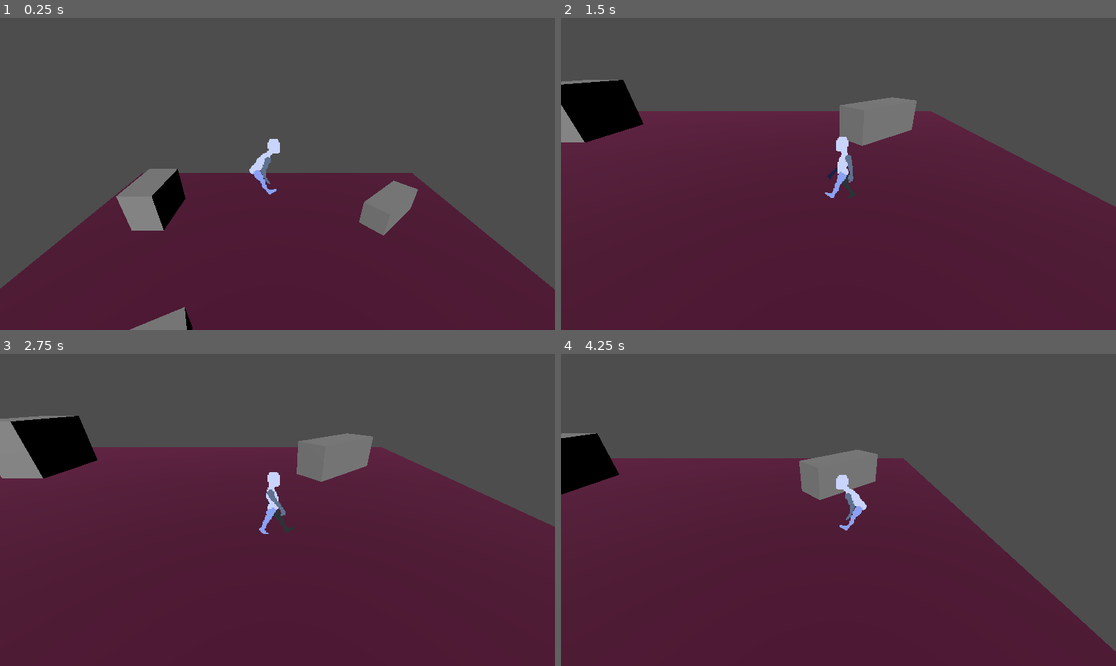
Above: before the commit, frames 1-4 (two rows, left to right).
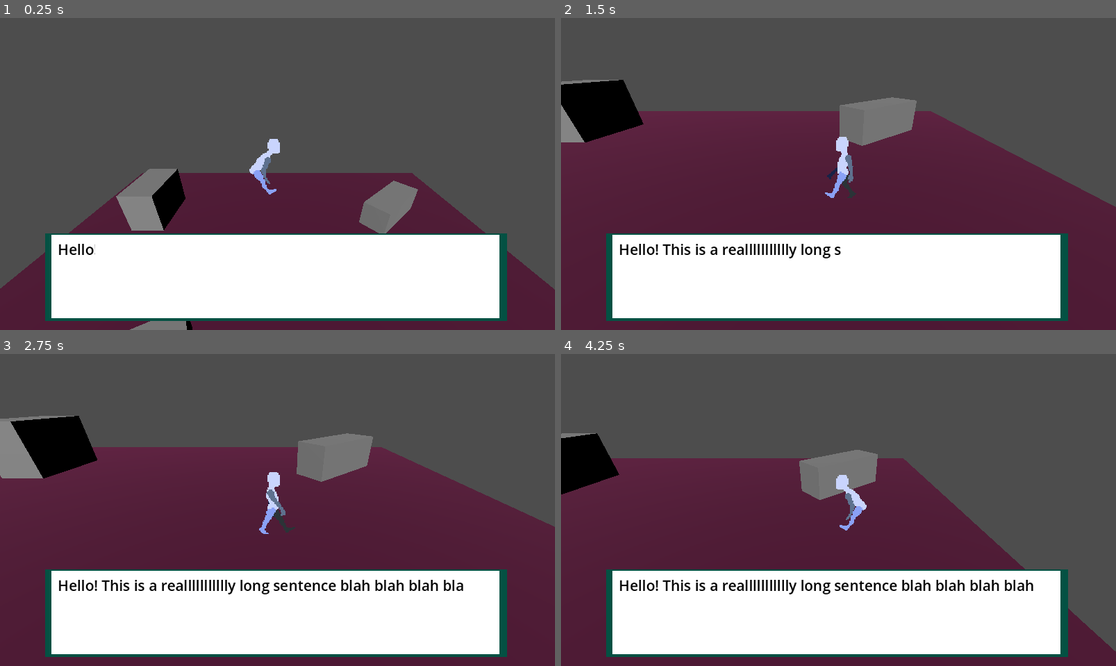
Above: after the commit, the same moments.

Repository: akatakprime/2d3dtest_repo
Game: Godot game, scene res://main.tscn
Two runs of this game, one before a commit and one after it. Both use one fixed random seed, a clock stepped at 60 frames per second and the inputs below.
Inputs:
- Up to frame 1 (0.25 s): no input
- Up to frame 2 (1.5 s): hold D (move_right) 0.53-1.28 s; tap Space (jump) at 0.77 s; hold A (move_left) from 1.28 s (still down)
- Up to frame 3 (2.75 s): tap Space (jump) at 1.52 s; release A (move_left) at 2.03 s; hold D (move_right) from 2.03 s (still down)
- Up to frame 4 (4.25 s): tap Space (jump) at 3.02, 3.77 s; release D (move_right) at 3.53 s; hold A (move_left) from 3.53 s (still down)

The runs differ from the first frame. In frame 1, 23% of the frame differs, in the area x 8-92%, y 69-98%; in frame 2, 23%; in frame 3, 23%; in frame 4, 23%.
Error after the commit: Invalid call. Nonexistent function 'feed_lines' in base 'PackedScene'. (res://game_logic.gd:6)

Commit message:
dialoguebox beginning

Diff:
--- /dev/null
+++ b/dialogue_box.gd
@@ -0,0 +1,9 @@
+extends Control
+@export var diag_container : VBoxContainer
+var diag_line = preload("res://dialogue_line.tscn")
+
+func feed_lines(lines : Array):
+	for str_ in lines:
+		var newline = diag_line.instantiate()
+		newline.text = "[color=black]"+str_+"[/color]"
+		diag_container.add_child(newline)
--- /dev/null
+++ b/dialogue_box.tscn
@@ -0,0 +1,42 @@
+[gd_scene load_steps=3 format=3 uid="uid://uastj7106d5t"]
+
+[ext_resource type="Script" uid="uid://16pihdypmjd5" path="res://dialogue_box.gd" id="1_n23yb"]
+[ext_resource type="PackedScene" uid="uid://ckpk4lj513lvi" path="res://dialogue_line.tscn" id="2_0nste"]
+
+[node name="DialogueBox" type="Control" node_paths=PackedStringArray("diag_container")]
+layout_mode = 3
+anchors_preset = 0
+offset_right = 40.0
+offset_bottom = 40.0
+script = ExtResource("1_n23yb")
+diag_container = NodePath("OutsideColor/InsideColor/ScrollContainer/DialogueContainer")
+
+[node name="OutsideColor" type="ColorRect" parent="."]
+offset_left = 94.0
+offset_top = 447.0
+offset_right = 1052.0
+offset_bottom = 629.0
+color = Color(0.0160978, 0.318524, 0.264353, 1)
+
+[node name="InsideColor" type="ColorRect" parent="OutsideColor"]
+layout_mode = 0
+offset_left = 13.0
+offset_top = 4.0
+offset_right = 942.0
+offset_bottom = 176.0
+
+[node name="ScrollContainer" type="ScrollContainer" parent="OutsideColor/InsideColor"]
+layout_mode = 0
+offset_left = 13.0
+offset_top = 8.0
+offset_right = 913.0
+offset_bottom = 161.0
+horizontal_scroll_mode = 0
+
+[node name="DialogueContainer" type="VBoxContainer" parent="OutsideColor/InsideColor/ScrollContainer"]
+clip_contents = true
+custom_minimum_size = Vector2(900, 0)
+layout_mode = 2
+
+[node name="DialogueLine" parent="OutsideColor/InsideColor/ScrollContainer/DialogueContainer" instance=ExtResource("2_0nste")]
+layout_mode = 2
--- /dev/null
+++ b/dialogue_line.gd
@@ -0,0 +1,13 @@
+extends RichTextLabel
+
+@onready var mask: ColorRect = $Mask as ColorRect
+#tween.tween_callback($Sprite.queue_free)
+
+var duration = 3.0
+
+func _ready(): #like onStart()
+	print("Ready")
+	var tween = get_tree().create_tween()
+	tween.tween_property(mask, "position:x", position.x + 920, duration)
+	tween.tween_property(mask, "size:x", 0, duration)
+	print("Done tweening")
--- /dev/null
+++ b/dialogue_line.tscn
@@ -0,0 +1,24 @@
+[gd_scene load_steps=2 format=3 uid="uid://ckpk4lj513lvi"]
+
+[ext_resource type="Script" uid="uid://cqktaisfm8f2n" path="res://dialogue_line.gd" id="1_ntmx7"]
+
+[node name="DialogueLine" type="RichTextLabel"]
+custom_minimum_size = Vector2(0, 50)
+theme_override_font_sizes/normal_font_size = 30
+bbcode_enabled = true
+text = "[color=black]Hello! This is a reallllllllllly long sentence blah blah blah blah[/color]"
+scroll_active = false
+autowrap_mode = 0
+script = ExtResource("1_ntmx7")
+
+[node name="Mask" type="ColorRect" parent="."]
+layout_mode = 1
+anchors_preset = 15
+anchor_right = 1.0
+anchor_bottom = 1.0
+offset_left = 1.0
+offset_top = 4.0
+offset_right = 8.0
+grow_horizontal = 2
+grow_vertical = 2
+pivot_offset = Vector2(920, 25)
--- /dev/null
+++ b/game_logic.gd
@@ -0,0 +1,6 @@
+extends Node
+
+var dialogue_box = preload("res://dialogue_box.tscn")
+
+func _ready():
+	dialogue_box.feed_lines(["helloooooo", "hi"])
--- a/main.tscn
+++ b/main.tscn
@@ -1,9 +1,11 @@
-[gd_scene load_steps=38 format=3 uid="uid://dq5sifasevyxl"]
+[gd_scene load_steps=40 format=3 uid="uid://dq5sifasevyxl"]
 
 [ext_resource type="Texture2D" uid="uid://dgctskcvtswsm" path="res://Jumping.png" id="1_0xm2m"]
 [ext_resource type="Script" uid="uid://de34h0teh4wew" path="res://player.gd" id="1_h2yge"]
 [ext_resource type="Texture2D" uid="uid://dyru7hp1v7qbw" path="res://Landing.png" id="2_1bvp3"]
 [ext_resource type="Texture2D" uid="uid://cdvtthwvc1obq" path="res://Walking.png" id="2_h2yge"]
+[ext_resource type="PackedScene" uid="uid://uastj7106d5t" path="res://dialogue_box.tscn" id="5_7mycd"]
+[ext_resource type="Script" uid="uid://dbbe3oavrotg" path="res://game_logic.gd" id="7_272bh"]
 
 [sub_resource type="AtlasTexture" id="AtlasTexture_h2yge"]
 atlas = ExtResource("2_h2yge")
@@ -314,3 +316,12 @@
 transform = Transform3D(1, 0, 0, 0, 0.788848, 0.614588, 0, -0.614588, 0.788848, 0, 4.06918, 0)
 
 [node name="TEST NODE LOL" type="Node" parent="."]
+
+[node name="CanvasLayer" type="CanvasLayer" parent="."]
+
+[node name="DialogueBox" parent="CanvasLayer" instance=ExtResource("5_7mycd")]
+
+[node name="SubViewport" type="SubViewport" parent="."]
+
+[node name="GameLogic" type="Node" parent="."]
+script = ExtResource("7_272bh")
--- a/player.gd
+++ b/player.gd
@@ -1,6 +1,6 @@
 extends CharacterBody3D
 #gets AnimatedSprite3d once it's loaded
-@onready var sprite: AnimatedSprite3D = $SpriteAnimator as AnimatedSprite3D #typcast
+@onready var sprite: AnimatedSprite3D = $SpriteAnimator as AnimatedSprite3D #typecast
 
 @export var move_speed : float = 3.0 #@export is like [SerializeField]
 @export var jump_speed : float = 3.0 #going upward in Godot is a negative axis
Not shown, added: dialogue_box.gd.uid
Not shown, added: dialogue_line.gd.uid
Not shown, added: game_logic.gd.uid
Not shown, changed: icon.svg.import
